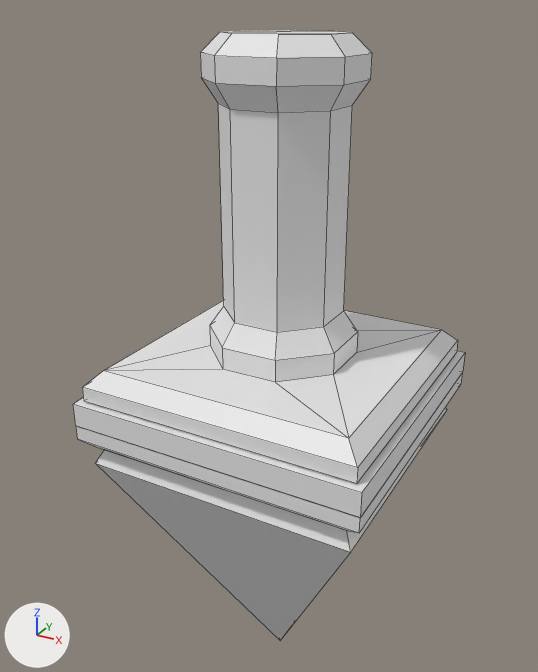
The FBX model Assets/Project/NewVisuals/Models/Environment/Pillar_Wall_Tile.fbx, before and after one commit.
Rendered twice from a 50 mm camera at (1.07, -2.05, 1.06) aimed at (-0.08, 0.04, 0.01). Every picture has the same lights, and +X, +Y and +Z are marked at lower left. Mesh edges are drawn as thin lines. Where no turn or scale is listed for an object, it has been applied to the vertices.

The older version as bpy lines, for what is in view:
```python
me_меш = bpy.data.meshes.new('Меш')
me_меш.from_pydata(...)  # 97 vertices, 93 faces; spans x -0.5..0.5, y -0.5..0.5, z -1.32..1.0
ob_stolb_stolb_1 = bpy.data.objects.new('Stolb_Stolb_1', me_меш)
ob_stolb_stolb_1.location = (0.0, 0.0, 0.0)
```
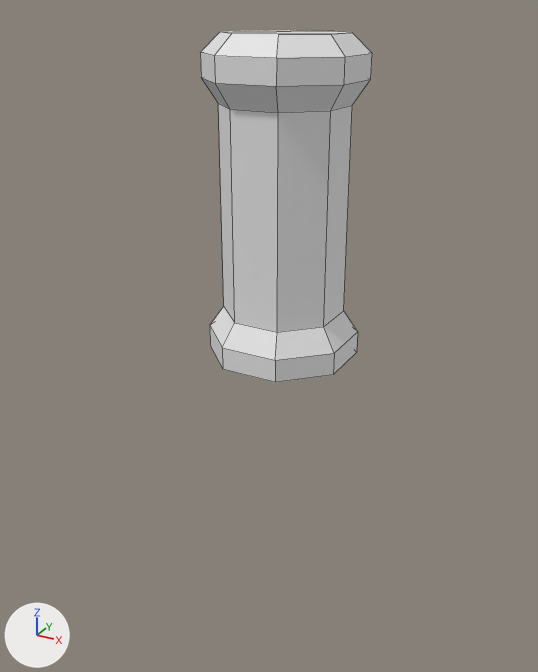
What differs and where, as boxes (x1, y1, x2, y2) in the pictures (538 x 672 px):
'Stolb_Stolb_1', reshaped (56% narrower, 42% shorter): before (73, 30, 465, 641); after (200, 30, 372, 382)
part 1 of me_меш, deleted: before (76, 374, 462, 533)
part 2 of me_меш, deleted: before (95, 407, 447, 641)
part 3 of me_меш, deleted: before (73, 351, 465, 518)
part 4 of me_меш, cut back: before (82, 300, 458, 484)

The change in detail:
me_меш is used by ob_stolb_stolb_1; location (0.0, 0.0, 0.0).
me_меш had 97 vertices, 93 faces and spanned x -0.5..0.5, y -0.5..0.5, z -1.32..1.0.
me_меш now has 56 vertices, 52 faces and spans x -0.23..0.23, y -0.23..0.23, z 0.0..1.0.
me_меш part 1: the loose piece of 12 vertices spanning x -0.5..0.5, y -0.5..0.5, z -0.29..-0.19 is deleted.
me_меш part 2: the loose piece of 9 vertices spanning x -0.47..0.47, y -0.47..0.47, z -1.32..-0.29 is deleted.
me_меш part 3: the loose piece of 8 vertices spanning x -0.5..0.5, y -0.5..0.5, z -0.18..-0.1 is deleted.
Part 4, on me_меш:
12 vertices are removed from x -0.47..0.47, y -0.47..0.48, z -0.1..0.0.
17 faces are deleted.
1 new face joins them.
